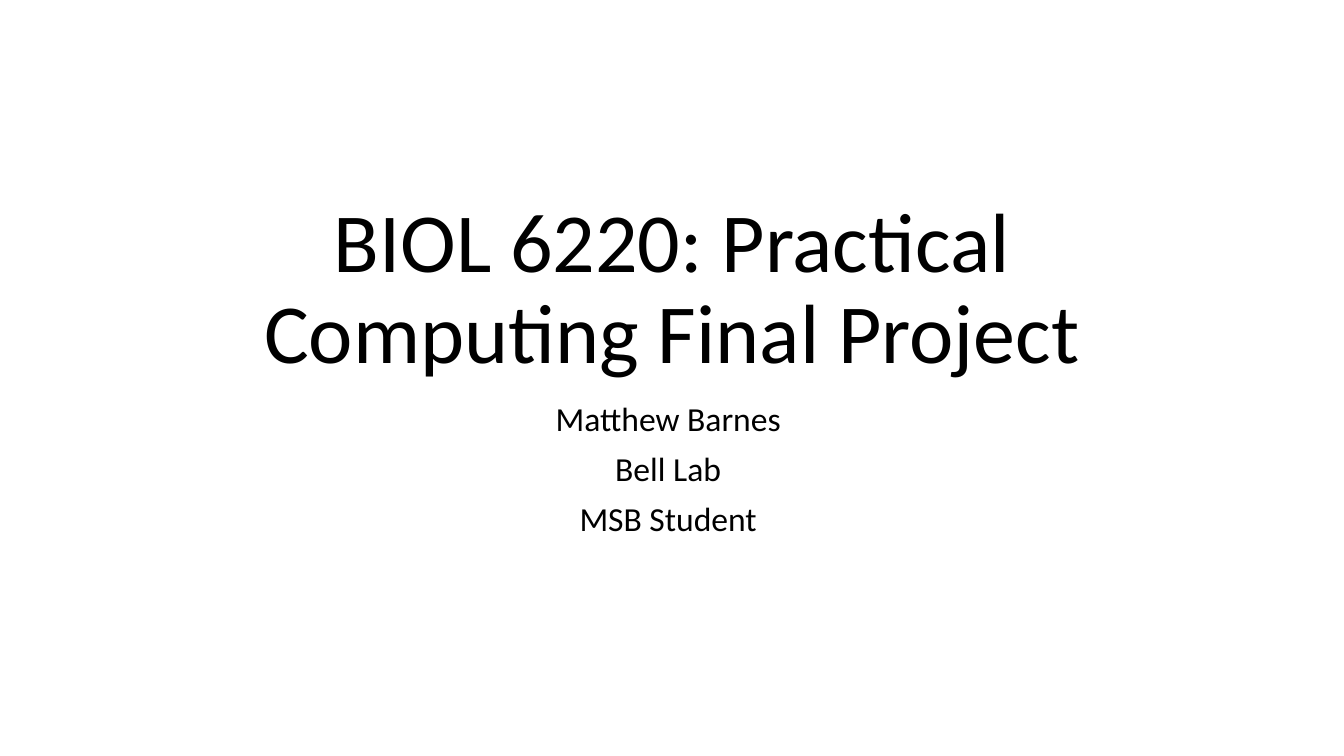
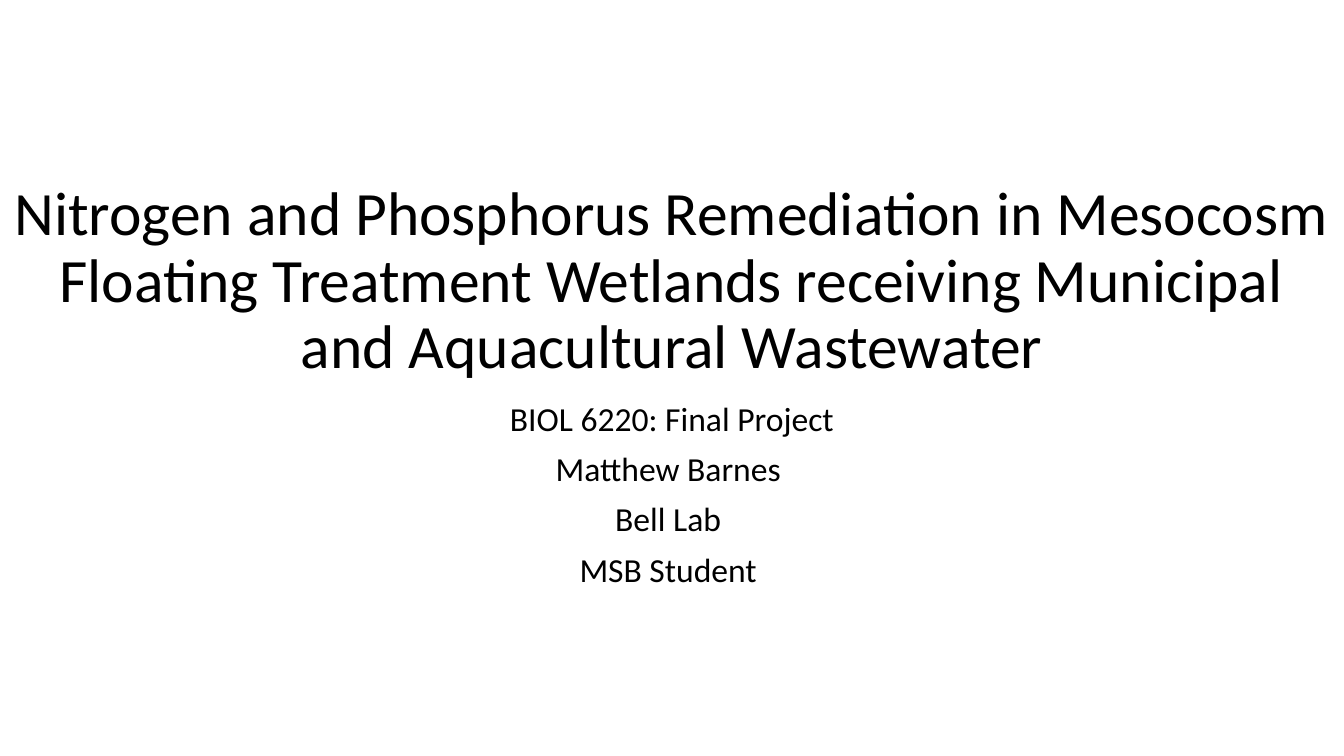
Before and after one commit to Matt9120/PracComp2022, a slide deck: slide 1 of BIOL6220Final.pptx. Drawn at 1344x756 pixels with LibreOffice and Linux fonts; fonts in the diff are those of the drawing. Boxes give left, top, right and bottom in pixels: in the first picture for what was removed or moved away, otherwise in the second. Text is boxed around its words. In the diff, an @@ line names an element or a change of style, - is before the commit and + after.

```diff
--- a/BIOL6220Final.pptx
+++ b/BIOL6220Final.pptx
@@ title at (14, 192, 1327, 378): text changed; size 60 to 44 pt @@
-BIOL 6220: Practical Computing Final Project
+Nitrogen and Phosphorus Remediation in Mesocosm Floating Treatment Wetlands receiving Municipal and Aquacultural Wastewater
@@ subtitle at (510, 407, 833, 437): paragraph added @@
+BIOL 6220: Final Project
```
Also in this commit, not shown: 3 other slides changed, 2 slides added.
